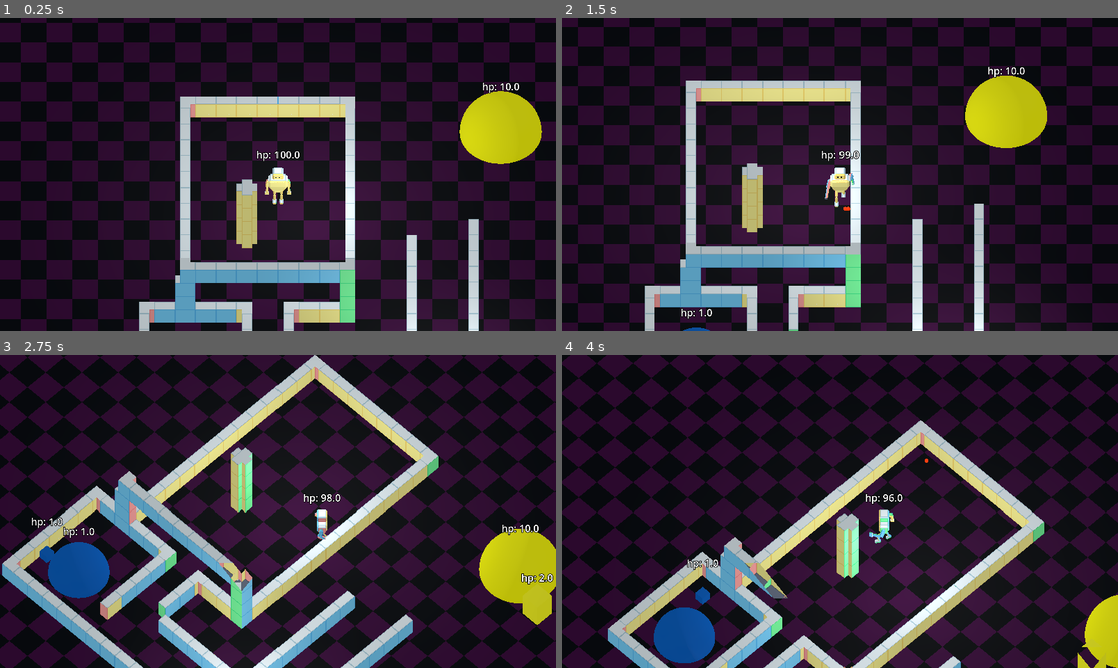
Above: before the commit, frames 1-4 (two rows, left to right).
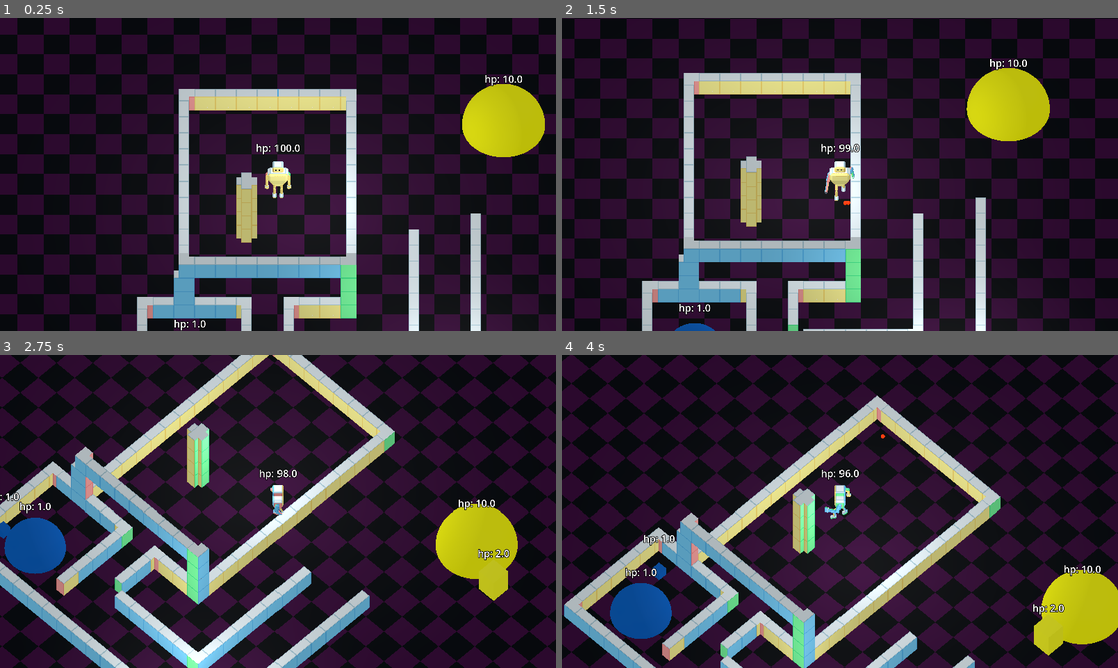
Above: after the commit, the same moments.

Repository: markguinn/kitbash-toy-clash
Game: Godot game, scene res://levels/dev/proto1.tscn
Two runs of this game, one before a commit and one after it. Both use one fixed random seed, a clock stepped at 60 frames per second and the inputs below.
Inputs:
- Up to frame 1 (0.25 s): no input
- Up to frame 2 (1.5 s): hold Right (right) 0.53-1.28 s; hold Z (attack1) 0.53-1.28 s; hold S (down) from 1.28 s (still down); tap X (attack2) at 1.35 s
- Up to frame 3 (2.75 s): release S (down) at 2.03 s; hold Right (right) from 2.03 s (still down); hold Tab (switch_cam) from 2.03 s (still down)
- Up to frame 4 (4 s): release Right (right) at 2.78 s; release Tab (switch_cam) at 2.78 s; hold W (up) 2.78-3.53 s; tap Z (attack1) at 2.85 s; hold Left (left) from 3.53 s (still down); hold X (attack2) from 3.53 s (still down)

The runs differ from the first frame. In frame 1, 38% of the frame differs, in the area x 0-100%, y 0-100%; in frame 2, 38%; in frame 3, 59%; in frame 4, 55%.

Commit message:
Fix near distance polygon cutoff

Diff:
--- a/levels/dev/proto1.tscn
+++ b/levels/dev/proto1.tscn
@@ -96,16 +96,17 @@
 transform = Transform3D(1, 0, 0, 0, 1, 0, 0, 0, 1, 0, 1, 0)
 
 [node name="CamOrtho45" type="Camera3D" parent="Player" unique_id=771552401]
-transform = Transform3D(0.7071067, -0.579228, 0.4055798, 0, 0.57357645, 0.81915206, -0.7071067, -0.579228, 0.4055798, 0, 10, 6)
+transform = Transform3D(0.7071067, -0.579228, 0.4055798, 0, 0.57357645, 0.81915206, -0.7071067, -0.579228, 0.4055798, 10, 20, 10)
 projection = 1
 size = 30.389
-near = 0.005
+near = 0.001
 metadata/_edit_lock_ = true
 
 [node name="CamOrthoStraight" type="Camera3D" parent="Player" unique_id=1087218669]
-transform = Transform3D(1, 0, 0, 0, 0.64278764, 0.76604444, 0, -0.76604444, 0.64278764, 0, 15, 10)
+transform = Transform3D(1, 0, 0, 0, 0.64278764, 0.76604444, 0, -0.76604444, 0.64278764, 0, 20, 15)
 projection = 1
-size = 30.382
+size = 30.0
+near = 0.001
 metadata/_edit_lock_ = true
 
 [node name="CamFrustrum" type="Camera3D" parent="Player" unique_id=449395750]
